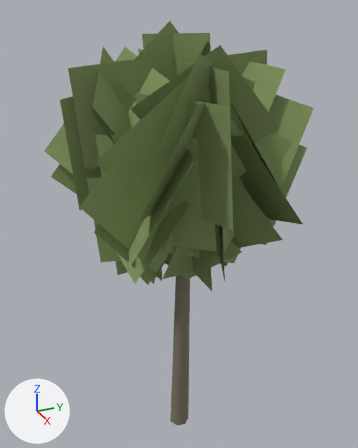
What one commit did to the glTF model public/models/ash.glb.
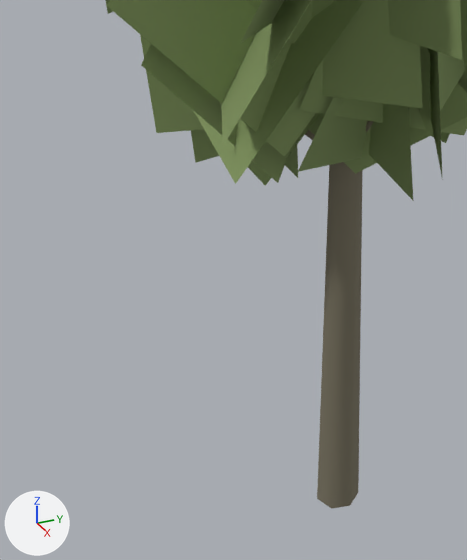
Each version is shown whole from a 50 mm lens placed at (9.8, -4.41, 11.07), pointed at (-0.29, 0.13, 6.02), then close up on the part from 9% to 66% of the width and 46% to 100% of the height. The axes (+X, +Y, +Z) are drawn at lower left. The lights are the same throughout. The last two pictures show the newer version. Where no turn or scale is listed for an object, it has been applied to the vertices. Vertices at exactly the same position are counted once.
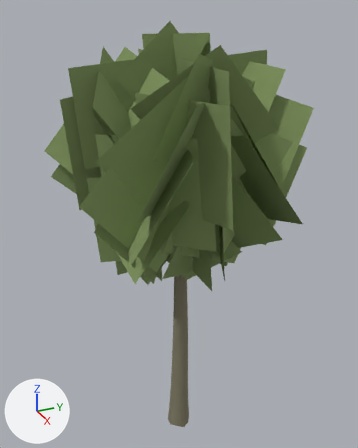
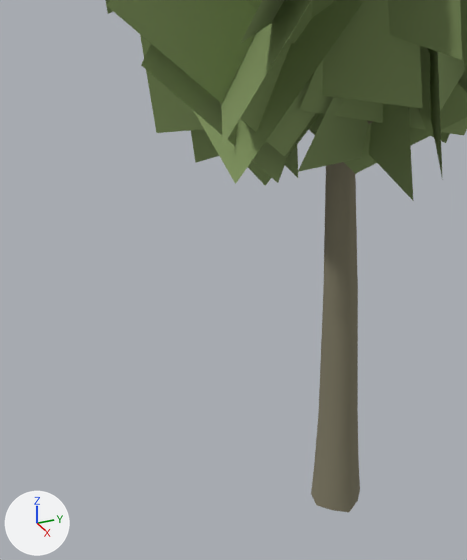
What differs and where, as boxes [x1, y1, x2, y2] in the close-ups (467 x 560 px; the box of a moved part takes in the faces that stretch with it):
'Mesh_1', reshaped: before [305, 121, 373, 509]; after [311, 121, 373, 512]
part 1 of me_mesh_1, rebuilt: before [317, 162, 363, 509]; after [311, 162, 360, 512]
part 2 of me_mesh_1, moved or reshaped (not visible afterwards): before [305, 121, 373, 140]
part 3 of me_mesh_1, recoloured: before [305, 121, 373, 140]

The change in detail:
Material 'bark_ash_texture' (mat_bark_ash_texture) is new.
Its base color is (0.216, 0.198, 0.13) (yellow #807b65).
Its roughness is 1.0.
me_mesh_1 is used by ob_mesh_1; location (0.0, 0.0, 0.0).
me_mesh_1 had 353 vertices, 616 faces and spanned x -1.28..1.28, y -1.28..1.28, z -0.01..9.5.
me_mesh_1 now has 401 vertices, 710 faces and spans x -1.28..1.28, y -1.28..1.28, z 0.0..9.5.
me_mesh_1 part 1: the loose piece of 17 vertices spanning x -0.26..0.41, y -0.27..0.24, z -0.01..5.41 is rebuilt with 81 vertices and now spans x -0.32..0.36, y -0.32..0.35, z 0.0..9.5, in mat_bark_ash_texture (yellow #807b65).
Part 2, on me_mesh_1:
12 vertices in x 0.21..0.26, y -0.05..0.04, z 7.91..7.97 move by (-0.36, 0.05, 0.0).
9 vertices in x 0.21..0.26, y -0.05..0.05, z 7.16..7.21 move by (-0.38, 0.07, 0.0).
7 vertices in x 0.2..0.24, y -0.04..0.04, z 6.4..6.45 move by (-0.39, 0.09, 0.0).
6 vertices in x 0.24..0.26, y 0.0..0.07, z 4.97..5.67 move by (-0.39, 0.12, 0.0).
5 vertices in x 0.28..0.31, y -0.02..0.05, z 4.92..5.71 move by (-0.4, 0.12, -0.01).
5 vertices in x 0.2..0.27, y -0.01..0.04, z 7.23..7.24 move by (-0.37, 0.07, 0.0).
122 vertices move from x -0.02..0.31, y -0.87..0.87, z 4.91..7.97 to x -0.22..0.02, y -0.87..0.87, z 4.91..7.97.
me_mesh_1 part 3: 560 faces spanning x -1.28..1.28, y -1.28..1.28, z 4.91..8.69 switch from mat_bark (dark yellow #7c7663) to mat_bark_ash_texture (yellow #807b65).
Other edits to the shape of me_mesh_1 do not show in these pictures.
